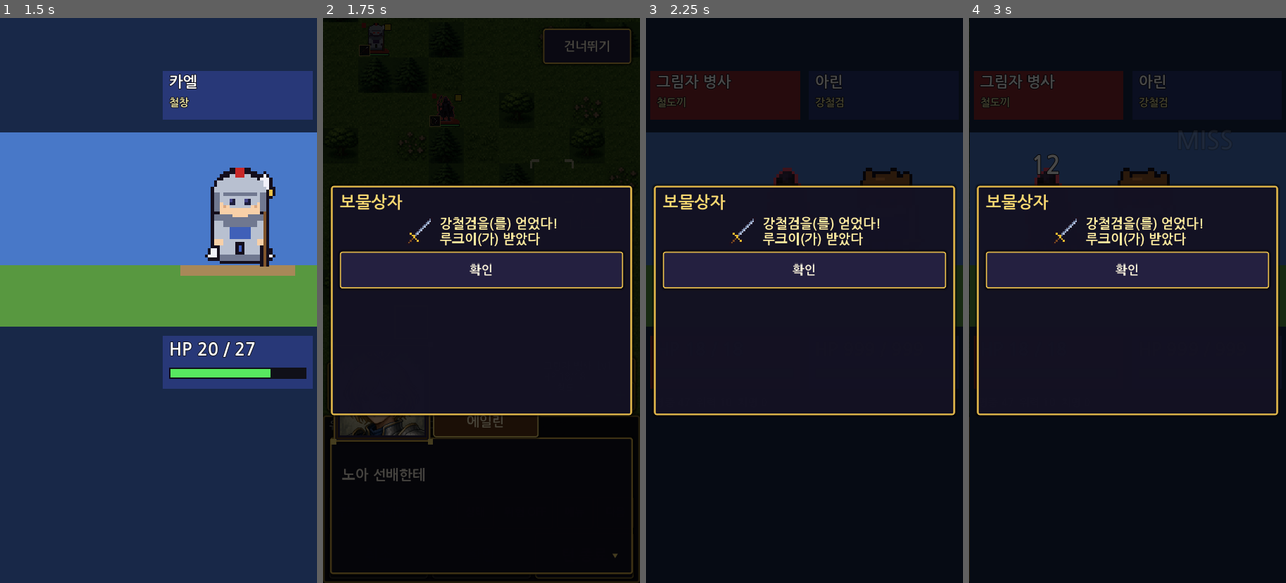
Above: before the commit, frames 1-4 (left to right).
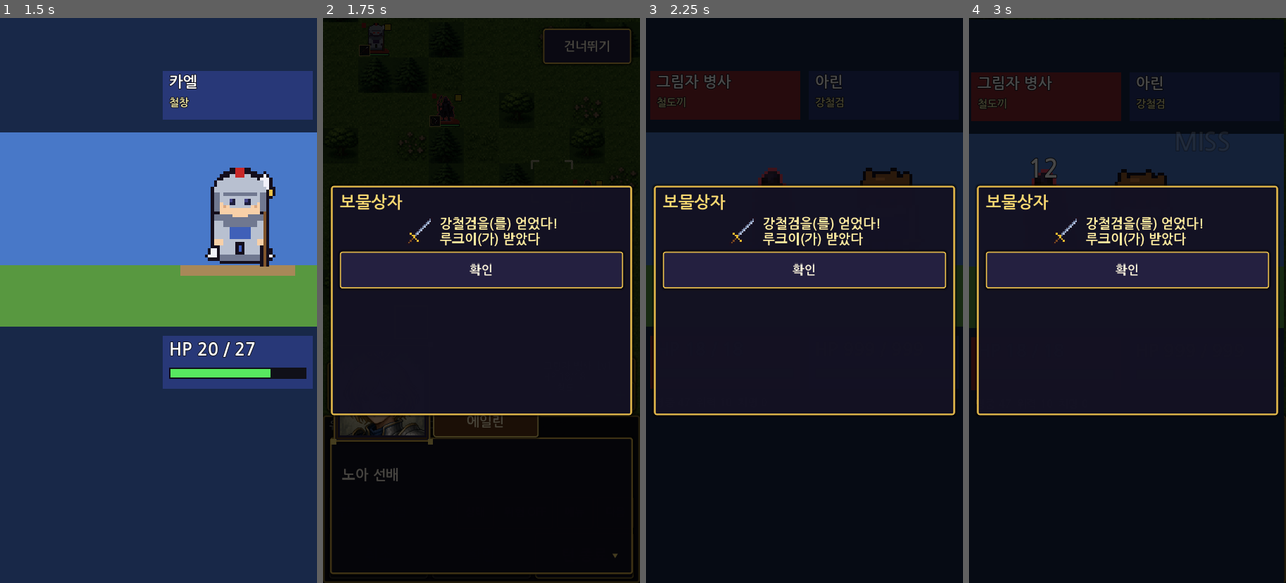
Above: after the commit, the same moments.

Repository: junsa80/srpg-prototype
Game: Godot game, scene res://tests/flow_test.tscn
The game is run twice, just before and just after one commit, with the same random seed, the same clock (stepped at 60 frames per second) and the same inputs. This scene is started directly instead of the project's main scene.
Inputs:
- Up to frame 1 (1.5 s): click "건너뛰기" at 0.5 s; click "아이템" at 1.25 s
- Up to frame 2 (1.75 s): no input
- Up to frame 3 (2.25 s): click "상태" at 2 s
- Up to frame 4 (3 s): click "위험 OFF" at 2.75 s

Frame 1 is identical in both runs. In frame 2, 0.1% of the frame differs, in the area x 24-88%, y 25-82%; in frame 3, 0.3%; in frame 4, 2.2%, in the area x 0-100%, y 9-100%.

Commit message:
2갈래 전직 + 비교 화면, 신규 상급 5종

Diff:
--- a/data/class_profs.gd
+++ b/data/class_profs.gd
@@ -22,10 +22,12 @@
 	"팔라딘": {W.SWORD: {"hit": 5}, W.LANCE: {"hit": 5}},
 	"어쌔신": {W.SWORD: {"crit": 20}},
 	"검성": {W.SWORD: {"hit": 15, "crit": 10}},
+	"그레이트나이트": {W.LANCE: {"hit": 5}, W.SWORD: {}, W.AXE: {}}, "레인저": {W.BOW: {"hit": 5}, W.SWORD: {"hit": 5}},
+	"메이지나이트": {W.TOME: {"hit": 5}, W.STAFF: {"heal": 2}}, "로그": {W.SWORD: {"crit": 10}}, "드래곤나이트": {W.LANCE: {"hit": 10}, W.SWORD: {"hit": 5}},
 }
 ## Classes that may only use light weapons of a type (weight <= LIGHT_WT or light trait).
 ## 단검 specialists: bonus when wielding a dagger (sword subtype).
-const DAGGER_PROF = {"도적": {"hit": 10, "crit": 10}, "어쌔신": {"hit": 10, "crit": 15}}
+const DAGGER_PROF = {"도적": {"hit": 10, "crit": 10}, "어쌔신": {"hit": 10, "crit": 15}, "로그": {"hit": 15, "crit": 10}}
 const LIGHT_ONLY = {"도적": [W.SWORD]}
 ## Classes whose sword use is daggers only (호신용). No dagger bonus (DAGGER_PROF is thieves only).
 const DAGGER_ONLY = {"시스터": [W.SWORD]}
@@ -37,9 +39,12 @@
 	"영웅": {W.SWORD: 2, W.AXE: 1}, "스나이퍼": {W.BOW: 2}, "발키리": {W.LANCE: 2, W.SWORD: 1, W.TOME: 1, W.STAFF: 2},
 	"세이지": {W.TOME: 2, W.STAFF: 1}, "제네럴": {W.LANCE: 2, W.SWORD: 1}, "팔라딘": {W.SWORD: 1, W.LANCE: 1},
 	"어쌔신": {W.SWORD: 2}, "검성": {W.SWORD: 3},
+	"그레이트나이트": {W.LANCE: 2, W.SWORD: 1, W.AXE: 1}, "레인저": {W.BOW: 2, W.SWORD: 1}, "메이지나이트": {W.TOME: 2, W.STAFF: 1},
+	"로그": {W.SWORD: 2}, "드래곤나이트": {W.LANCE: 2, W.SWORD: 1},
 }
 ## Unit tags for weapon effectiveness.
 const TAGS = {"아머나이트": ["armor"], "제네럴": ["armor"], "소셜나이트": ["cavalry"], "비룡기사": ["flying"], "드래곤마스터": ["flying"], "팔라딘": ["cavalry"], "발키리": ["cavalry"], "성기사": ["cavalry"],
+	"그레이트나이트": ["armor", "cavalry"], "레인저": ["cavalry"], "메이지나이트": ["cavalry"], "드래곤나이트": ["flying"],
 	"그림자 중갑병": ["armor"], "그림자 기병": ["cavalry"], "그림자 비룡": ["flying"], "그림자 지휘관": ["armor"], "바르가스": ["armor"],
 	"그림자 기사": ["armor", "cavalry"], "그림자 비룡기사": ["flying"]}
 ## Weapon EXP thresholds for E D C B A S.
--- a/data/promotion_bonuses.gd
+++ b/data/promotion_bonuses.gd
@@ -15,6 +15,8 @@
 	"성기사": {"hp": 4, "str": 2, "def": 2, "res": 1},   # 이동 7은 클래스 자체 값   # 시스터 → 기마: 이동 6(+1)
 	"비숍": {"hp": 3, "mag": 3, "skl": 1, "res": 3},
 	"드래곤마스터": {"hp": 4, "str": 2, "spd": 1, "def": 2},
+	"그레이트나이트": {"hp": 3, "str": 2, "skl": 2, "spd": 2, "def": 1, "res": 1},   # FE8 그레이트나이트 기준
+	"드래곤나이트": {"hp": 3, "str": 1, "skl": 3, "spd": 3, "def": 1, "res": 1},
 	"발키리": {"hp": 3, "mag": 2, "skl": 2, "res": 3, "move": 1},
 }
 static func for_class(n: String) -> Dictionary: return TABLE.get(n, {})
--- a/data/roster.gd
+++ b/data/roster.gd
@@ -22,7 +22,10 @@
 	"워리어": [6, {}, "", [W.AXE, W.BOW]], "버서커": [6, {}, "", [W.AXE]],
 	"영웅": [6, {}, "", [W.SWORD, W.AXE]], "스나이퍼": [6, {}, "", [W.BOW]], "발키리": [6, {}, "", [W.LANCE, W.SWORD, W.TOME, W.STAFF]],
 	"세이지": [6, {}, "", [W.TOME, W.STAFF]], "제네럴": [5, {}, "", [W.SWORD, W.LANCE]],
-	"팔라딘": [7, {}, "", [W.SWORD, W.LANCE]], "어쌔신": [7, {}, "", [W.SWORD]], "검성": [6, {}, "", [W.SWORD]],
+	"팔라딘": [7, {}, "", [W.SWORD, W.LANCE]],
+	# 2nd promotion branches (FE8): 그레이트나이트 (아머나이트/소셜나이트 공통, 중갑+기마), 레인저(기마 궁), 메이지나이트(기마 마도), 로그(도적), 드래곤나이트(비행 고속)
+	"그레이트나이트": [6, {}, "", [W.SWORD, W.LANCE, W.AXE]], "레인저": [7, {}, "", [W.SWORD, W.BOW]],
+	"메이지나이트": [7, {}, "", [W.TOME, W.STAFF]], "로그": [7, {}, "", [W.SWORD]], "드래곤나이트": [8, {}, "", [W.LANCE, W.SWORD]], "어쌔신": [7, {}, "", [W.SWORD]], "검성": [6, {}, "", [W.SWORD]],
 	# enemies
 	"그림자 병사": [5, {"hp": 18, "str": 7, "mag": 0, "skl": 3, "spd": 4, "lck": 0, "def": 3, "res": 0}, "", []],
 	"그림자 창병": [4, {"hp": 19, "str": 6, "mag": 0, "skl": 4, "spd": 3, "lck": 0, "def": 5, "res": 0}, "", []],
@@ -56,7 +59,8 @@
 	"그림자 술사": Color(0.5, 0.05, 0.5), "그림자 지휘관": Color(0.15, 0.0, 0.15),
 	"그림자 중갑병": Color(0.3, 0.3, 0.4), "그림자 기병": Color(0.4, 0.2, 0.1), "그림자 비룡": Color(0.2, 0.3, 0.2)}
 ## Alternate promotion (branch): class -> second option (first is CLASSES[..][2]).
-const ALT_PROMOTE = {"전사": "버서커", "시스터": "비숍"}
+const ALT_PROMOTE = {"전사": "버서커", "시스터": "비숍", "용병": "검성", "궁수": "레인저", "마법사": "메이지나이트", "도적": "로그",
+	"아머나이트": "그레이트나이트", "소셜나이트": "그레이트나이트", "비룡기사": "드래곤나이트"}
 ## Class growth bonuses for NEW classes only (existing classes keep ClassData defaults).
 ## With default personal growths {10,10,0,10,10,20,5,5} 전사 totals 85/55/0/40/40/30/35/15 (hp/str/mag/skl/spd/lck/def/res).
 const GROWTHS = {
@@ -64,7 +68,7 @@
 	"워리어": {"hp": 75, "str": 45, "mag": 0, "skl": 30, "spd": 30, "lck": 10, "def": 30, "res": 10},
 	"버서커": {"hp": 75, "str": 45, "mag": 0, "skl": 30, "spd": 30, "lck": 10, "def": 30, "res": 10},
 }
-const THIEF_CLASSES = ["도적", "어쌔신"]
+const THIEF_CLASSES = ["도적", "어쌔신", "로그"]
 
 ## Promotion branches (first = CLASSES[..][2]).
 static func branches(base: String) -> Array:
@@ -87,9 +91,10 @@
 static func color_for(class_name_: String) -> Color:
 	return COLORS.get(class_name_, COLORS.get(_base_of(class_name_), Color.GRAY))
 
+
 static func _base_of(promoted: String) -> String:
 	for k in CLASSES:
-		if CLASSES[k][2] == promoted: return k
+		if promoted in branches(k): return k
 	return ""
 
 const CH_INDEX = {"ch1": 0, "ch2": 1, "ch3": 2, "ch4a": 3, "ch4b": 3, "ch5": 4, "ch6": 5, "end": 6}
--- a/data/weapons.gd
+++ b/data/weapons.gd
@@ -96,7 +96,7 @@
 
 ## Class loadouts (base and promoted).
 const LOADOUT = {
-	"용병": ["철검", "상처약"], "도적": ["철단검", "상처약"], "아머나이트": ["철창", "상처약"], "소셜나이트": ["철검", "철창"], "비룡기사": ["철창", "철도끼"], "드래곤마스터": ["철창", "철도끼"], "궁수": ["철활", "상처약"], "마법사": ["파이어", "상처약" …(139 unchanged characters)…
+	"용병": ["철검", "상처약"], "도적": ["철단검", "상처약"], "아머나이트": ["철창", "상처약"], "소셜나이트": ["철검", "철창"], "비룡기사": ["철창", "철도끼"], "드래곤마스터": ["철창", "철도끼"], "영웅": ["철검", "철도끼"], "검성": ["철검"], "스나이퍼": ["철활"], "그레이트나이트": ["철창", "철도끼"], "레인저": ["철활", "철검"], "메이지나이트": ["파이어", "힐"], "로그": ["철단검"], "드래곤나이트": ["철창", "철검"], "궁수": ["철활", "상처약"], "마법사": ["파이어", "상처약" …(139 unchanged characters)…
 	"세이지": ["파이어", "힐"], "발키리": ["파이어", "힐"], "팔라딘": ["철검", "철창"], "제네럴": ["철검", "철창"],
 }
 
--- a/scripts/base.gd
+++ b/scripts/base.gd
@@ -223,13 +223,32 @@
 		var t = ItemMenus.big("→", 80, 30); t.custom_minimum_size.x = 100; t.size_flags_horizontal = 0
 		t.pressed.connect(func(): _trade_pick(u.inventory.find(wref))); h.add_child(t)
 	if u.can_promote():
-		var pb = ItemMenus.big("전직 → %s" % u.unit_class.promotes_to.name, 90, 30)
-		pb.pressed.connect(func(): promote(sel_unit); _equip_unit()); body.add_child(pb)
-		if Roster.ALT_PROMOTE.has(u.unit_class.name):
-			var alt = Roster.ALT_PROMOTE[u.unit_class.name]
-			var pb2 = ItemMenus.big("전직 → %s" % alt, 90, 30)
-			pb2.pressed.connect(func(): promote(sel_unit, alt); _equip_unit()); body.add_child(pb2)
+		var pb = ItemMenus.big("전직 (%s)" % " / ".join(Roster.branches(u.unit_class.name)), 90, 30); pb.name = "Promote"
+		pb.pressed.connect(func(): _promote_pick(sel_unit)); body.add_child(pb)
+	elif u.unit_class.promotes_to != null:
+		body.add_child(ItemMenus.label("전직: Lv%d부터 가능 (Lv20 전직 시 성장분 이득)" % ClassCaps.PROMOTE_MIN_LV, 22, Color8(180, 180, 200)))
 	var back = ItemMenus.big("← 유닛 목록", 80, 26); back.pressed.connect(_equip); body.add_child(back)
+	u.free()
+
+## Promotion branch compare: both classes' bonus, caps, weapons, move, tags.
+func _promote_pick(n: String) -> void:
+	_clear()
+	var u = _unit(n)
+	body.add_child(ItemMenus.label("%s Lv%d %s — 전직할 클래스를 고르세요" % [n, u.level, u.unit_class.name], 28))
+	if u.level < ClassCaps.MAX_LEVEL: body.add_child(ItemMenus.label("Lv%d에 전직하면 남은 레벨업 %d회분 성장을 잃습니다 (레벨 1로 초기화)." % [u.level, ClassCaps.MAX_LEVEL - u.level], 20, Color8(255, 200, 140)))
+	for cn in Roster.branches(u.unit_class.name):
+		var c = Roster.cls(cn); var b = PromotionBonuses.for_class(cn); var cp = ClassCaps.caps(cn)
+		var bon = []
+		for s in Unit.STATS:
+			if b.has(s): bon.append("%s+%d" % [Menus.STAT_NAMES[s], b[s]])
+		var caps = []
+		for s in Unit.STATS: caps.append("%s %d" % [Menus.STAT_NAMES[s], cp.get(s, 0)])
+		var tg = ClassProfs.tags(cn).map(func(t): return Weapons.TAG_NAMES.get(t, t))
+		var txt = "[%s]  이동 %d%s\n무기: %s\n보너스: %s\n상한: %s" % [cn, c.move + int(b.get("move", 0)), ("  " + " ".join(tg.map(func(t): return "[" + t + "]"))) if not tg.is_empty() else "",
+			"·".join(c.weapon_types.map(func(t): return Weapons.TYPE_NAMES.get(int(t), "?"))), ", ".join(bon), " ".join(caps)]
+		var bt = ItemMenus.big(txt, 210, 22); bt.name = "Branch_" + cn; bt.alignment = HORIZONTAL_ALIGNMENT_LEFT; bt.autowrap_mode = TextServer.AUTOWRAP_WORD
+		bt.pressed.connect(func(): promote(n, cn); _equip_unit()); body.add_child(bt)
+	var back = ItemMenus.big("← 취소", 80, 26); back.pressed.connect(_equip_unit); body.add_child(back)
 	u.free()
 
 func equip_item(n: String, idx: int) -> void:
--- a/scripts/sprites.gd
+++ b/scripts/sprites.gd
@@ -156,10 +156,10 @@
 		kind = {WeaponData.Type.SWORD: "sword", WeaponData.Type.LANCE: "lance", WeaponData.Type.AXE: "axe",
 			WeaponData.Type.BOW: "bow", WeaponData.Type.TOME: "tome"}.get(w.type, "sword")
 	elif u.staff(): kind = "staff"
-	if c in ["도적", "어쌔신"]: kind = "dagger" if kind == "sword" else kind
+	if c in ["도적", "어쌔신", "로그"]: kind = "dagger" if kind == "sword" else kind
 	var body = "body"
-	if c in ["아머나이트", "제네럴", "그림자 창병", "그림자 지휘관"]: body = "armor"
-	elif c in ["마법사", "세이지", "그림자 술사", "발키리"] or kind == "tome": body = "robe"
+	if c in ["아머나이트", "제네럴", "그레이트나이트", "그림자 창병", "그림자 지휘관"]: body = "armor"
+	elif c in ["마법사", "세이지", "메이지나이트", "그림자 술사", "발키리"] or kind == "tome": body = "robe"
 	return [body, kind]
 
 ## frame 0/1/2 idle bob; team 0 player 1 enemy; grey when acted.
--- a/tests/campaign_test.gd
+++ b/tests/campaign_test.gd
@@ -329,6 +329,12 @@
 	print("NEWUNITS ", gr.inventory.map(func(w): return w.name), ri.inventory.map(func(w): return w.name), ri.rank_letter(1), ri.rank_letter(2), gr.stats, " ", Roster.make_unit("카스", 0, Vector2i.ZERO).stats, " ", ri.stats)
 	gr.free(); ri.free()
 	kael.free(); sk.free()
+	var bases = ["용병", "궁수", "시스터", "마법사", "아머나이트", "소셜나이트", "비룡기사", "도적", "전사"]; var br_ok = true
+	for b9 in bases:
+		var br = Roster.branches(b9); br_ok = br_ok and br.size() == 2
+		for p9 in br: br_ok = br_ok and Roster.CLASSES.has(p9) and not ClassCaps.caps(p9).is_empty() and not PromotionBonuses.for_class(p9).is_empty() and Weapons.LOADOUT.has(p9) and ClassProfs.START_RANK.has(p9)
+		print("BRANCH ", b9, " -> ", br)
+	check(br_ok, "every base class has 2 complete branches")
 	# caps + promotion timing
 	var fg0 = Unit.fixed_growth; Unit.fixed_growth = true
 	var a10 = Roster.make_unit("노아", 0, Vector2i.ZERO); var a20 = Roster.make_unit("노아", 0, Vector2i.ZERO)
--- a/tests/flow_test.gd
+++ b/tests/flow_test.gd
@@ -73,6 +73,12 @@
 	print("promote 엘리아: ", el["class"], " items ", el.items)
 	ok = ok and el["class"] == "세이지" and el.items.filter(func(i): return i.name == "힐").size() == 2
 	if not ok and not has_meta("f"): set_meta("f", 1); print("FAILAT 61")
+	Campaign.roster["노아"].level = 12; base.sel_unit = "노아"; base._promote_pick("노아"); await get_tree().process_frame
+	var bk = base.find_child("Branch_검성", true, false)
+	ok = ok and base.find_child("Branch_영웅", true, false) != null and bk != null
+	if bk: bk.emit_signal("pressed"); await get_tree().process_frame
+	ok = ok and Campaign.roster["노아"]["class"] == "검성" and int(Campaign.roster["노아"].level) == 1
+	if not ok and not has_meta("f"): set_meta("f", 1); print("FAILAT branch")
 	var pal = Roster.make_unit("카엘", 0, Vector2i.ZERO, Campaign.entry("카엘")); pal.level = 10; pal.promote("제네럴")
 	print("promote 카엘: ", pal.unit_class.name, " items ", pal.inventory.map(func(w): return w.name), " sword usable ", pal.can_use(Weapons.make("철검")))
 	ok = ok and pal.can_use(Weapons.make("철검")) and pal.can_use(Weapons.make("철창")); pal.free()
Binary file added: assets/units/그레이트나이트.png
Not shown, added: assets/units/그레이트나이트.png.import
Binary file added: assets/units/드래곤나이트.png
Not shown, added: assets/units/드래곤나이트.png.import
Binary file added: assets/units/레온@그레이트나이트.png
Not shown, added: assets/units/레온@그레이트나이트.png.import
Binary file added: assets/units/레인저.png
Not shown, added: assets/units/레인저.png.import
Binary file added: assets/units/로그.png
Not shown, added: assets/units/로그.png.import
Binary file added: assets/units/루크@로그.png
Not shown, added: assets/units/루크@로그.png.import
(and 21 more such lines)
